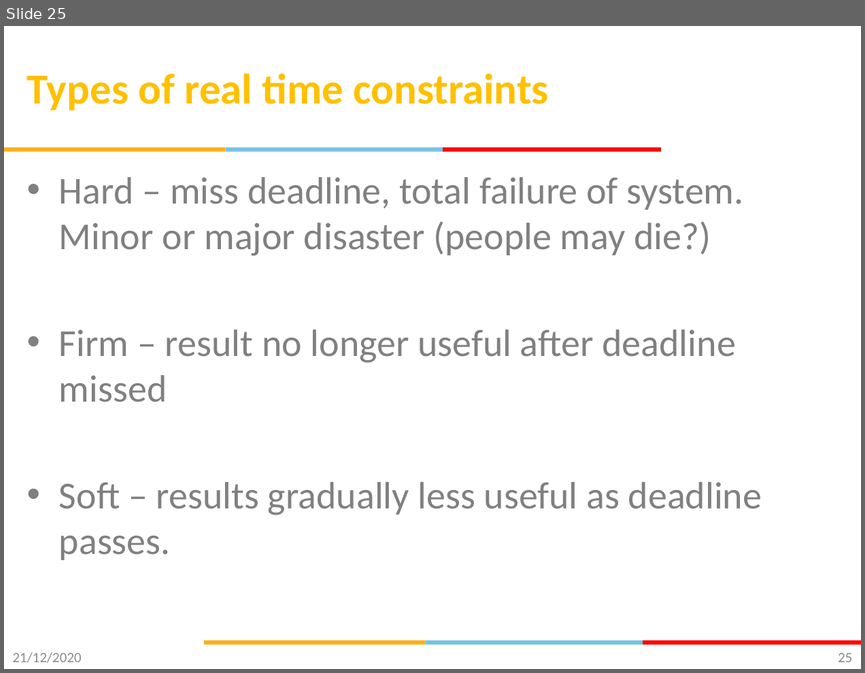
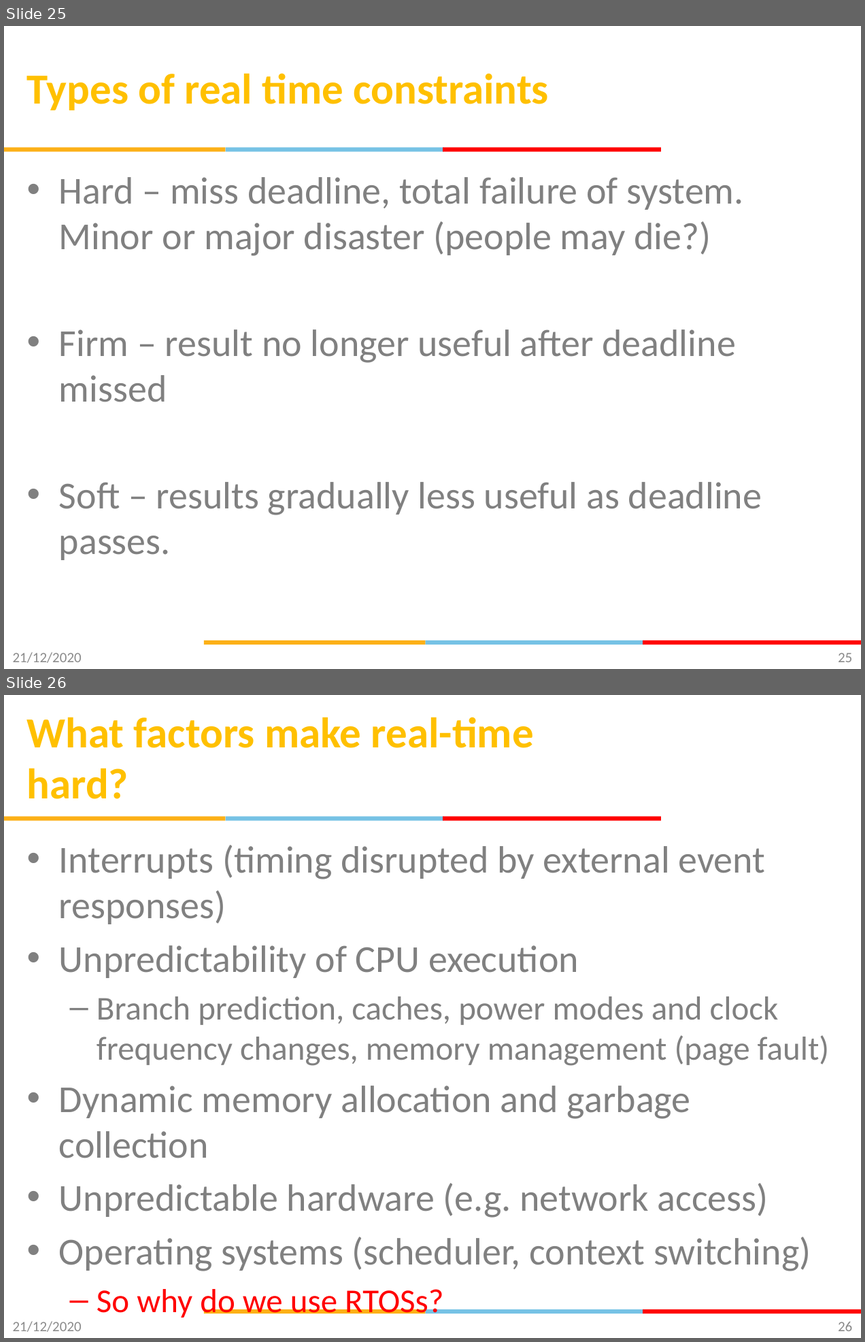
Before and after one commit to gsaurabhr-teaching/csg523-material, a slide deck: labs/Lec-20-22-rtos-scheduling.pptx. Shown one above the other, each under a label of ours: slide 25 before the commit, slides 25 and 26 after it. The pictures are 865x673 and 865x1342 pixels, drawn with LibreOffice and Linux fonts; fonts in the diff are those of the drawing; background and template pictures are left out. Boxes give left, top, right and bottom in pixels: in the first picture for what was removed or moved away, otherwise in the second. Text is boxed around its words. In the diff, an @@ line names an element or a change of style, - is before the commit and + after.

```diff
--- a/labs/Lec-20-22-rtos-scheduling.pptx
+++ b/labs/Lec-20-22-rtos-scheduling.pptx
@@ slide 26 added at (4, 695, 861, 1338), background #FFFFFF; not listed: 6 template elements that a slide beside it also shows @@
@@ title added at (27, 717, 534, 799), 36 pt, text #FFC000, bold @@
+What factors make real-time hard?
@@ text added at (59, 845, 830, 1317), 32 pt, text #808080 @@
+• Interrupts (timing disrupted by external event responses)
+• Unpredictability of CPU execution
+  – Branch prediction, caches, power modes and clock frequency changes, memory management (page fault)
+• Dynamic memory allocation and garbage collection
+• Unpredictable hardware (e.g. network access)
+• Operating systems (scheduler, context switching)
+  – So why do we use RTOSs?
@@ text added at (13, 1321, 82, 1331), 12 pt, text #8C8C8C @@
+21/12/2020
@@ page number added at (838, 1321, 852, 1331), 12 pt, text #898989 @@
+26
```
Also in this commit, not shown: 2 slides changed, 4 other slides added.
